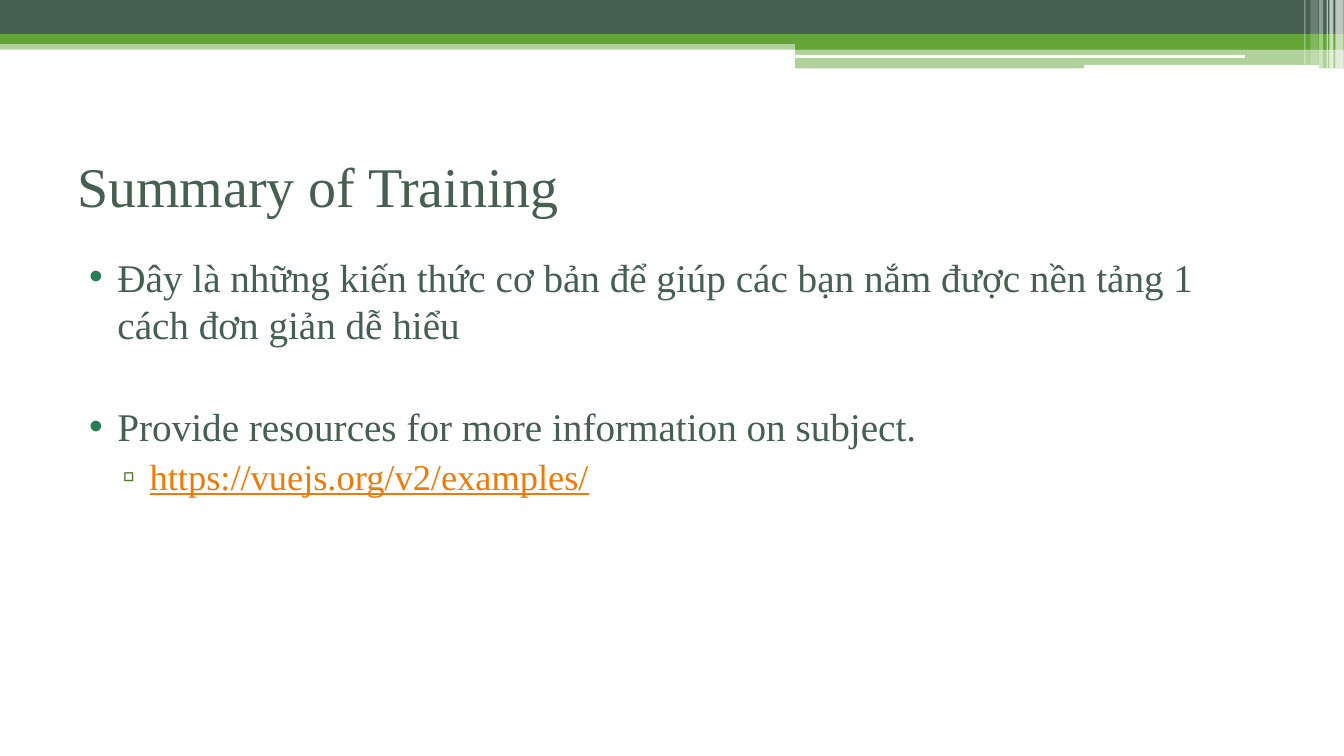
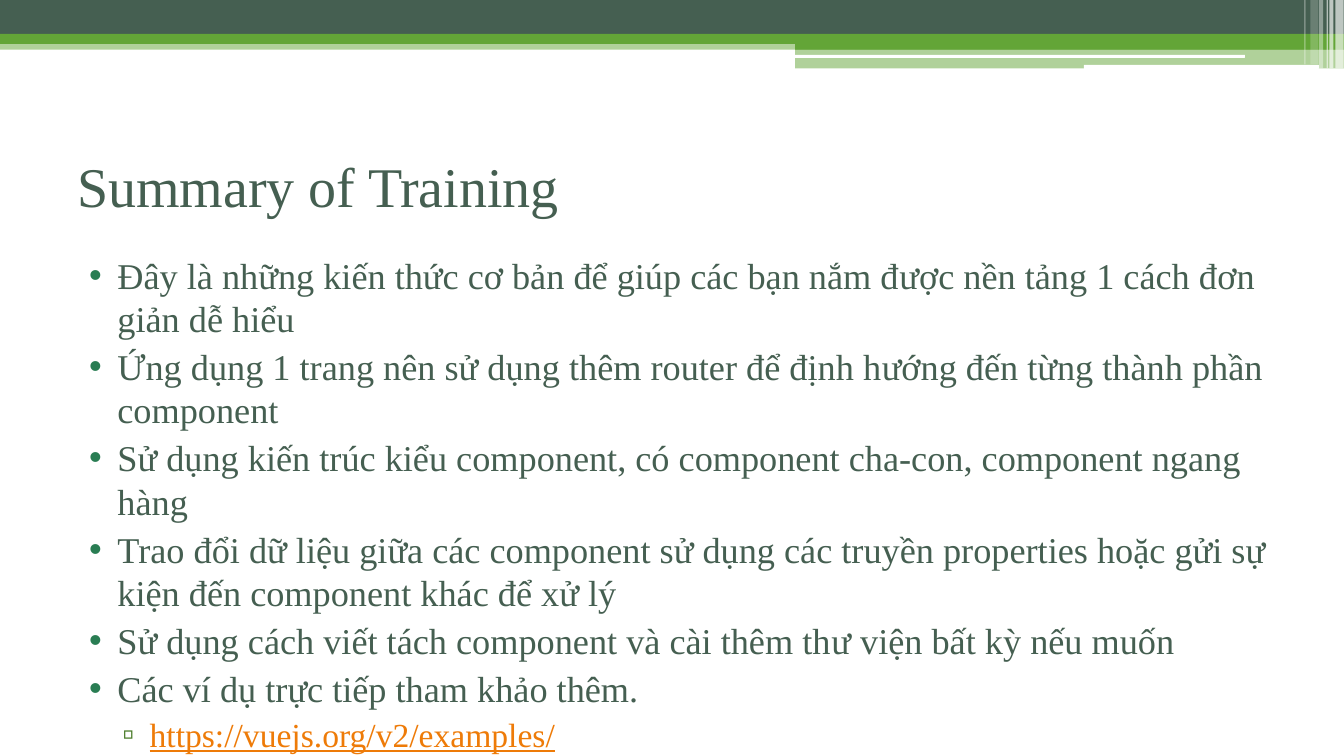
Before and after one commit to phamtuanchip/7dayswithvuejs, a slide deck: slide 46 of vuejs-2.0.pptx (slide 45 before the commit). Drawn at 1344x756 pixels with LibreOffice and Linux fonts; fonts in the diff are those of the drawing. Boxes give left, top, right and bottom in pixels: in the first picture for what was removed or moved away, otherwise in the second. Text is boxed around its words. In the diff, an @@ line names an element or a change of style, - is before the commit and + after.

```diff
--- a/vuejs-2.0.pptx
+++ b/vuejs-2.0.pptx
@@ text at [117, 262, 1255, 339]: size 28 to 25.9 pt in "Đây là những kiến thức cơ bản ..."; size 26 to 24.1 pt in "https://vuejs.org/v2/examples/" @@
@@ text at [117, 352, 1265, 709]: text changed; size 28 to 25.9 pt @@
-• Provide resources for more information on subject.
+• Ứng dụng 1 trang nên sử dụng thêm router để định hướng đến từng thành phần component
+• Sử dụng kiến trúc kiểu component, có component cha-con, component ngang hàng
+• Trao đổi dữ liệu giữa các component sử dụng các truyền properties hoặc gửi sự kiện đến component khác để xử lý
+• Sử dụng cách viết tách component và cài thêm thư viện bất kỳ nếu muốn
+• Các ví dụ trực tiếp tham khảo thêm.
```
Also in this commit, not shown: 24 other slides changed, 2 slides added.
